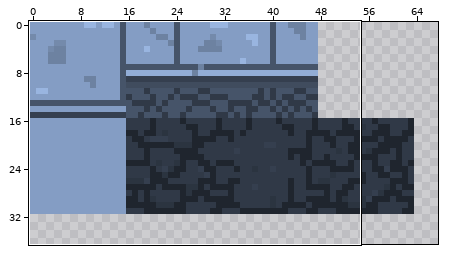
Pixel-art file, stored at art/tiles.aseprite. The first picture is a wide view before the edit; the outline marks the close-up.
Close-up. Before:
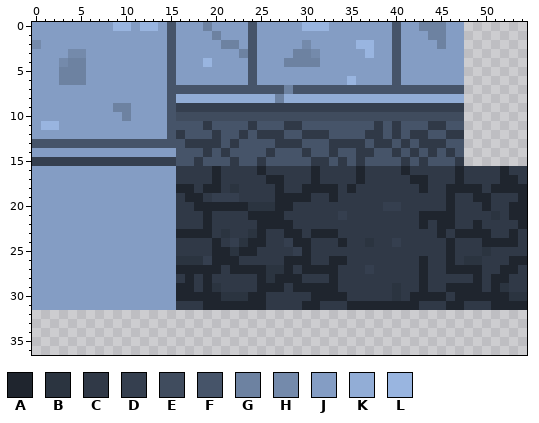
512x512 pixels, 1 frame. Colours within 5 levels of each other are drawn and written as one. Shown: x 0..54, y 0..36. The wide view leaves out empty margins.
Palette (. is transparent): A #1f252e  B #2b3440  C #303947  D #353f4f  E #404c5e  F #465469  G #6d82a1  H #748aab  J #849dc4  K #92add6  L #99b5e0
Pixels before, first column x 0:
 0 JJJJJJJJJLLJLLJFJJJGJJJJFJJJJJLLLJJJJJJJFJJGGGJJ.......
 1 JJJJJJJJJJJJJJJFJJJJGJJJFJJJJJJJJJJJJJJJFJJJGGJJ.......
 2 HJJJJJJJJJJJJJJFJJJJJGGJFJJJJJHJJJJJLLJJFJJJJGJJ.......
 3 JJJJHHJJJJJJJJJFJJJJJJJGFJJJJGGHJJJJJLJJFJJJJJJJ.......
 4 JJJHGGJJJJJJJJJFJJJLJJJJFJJJGGGGJJJJJJJJFJJJJJJJ.......
 5 JJJGGGJJJJJJJJJFJJJJJJJJFJJJJJJJJJJJJJJJFJJJJJJJ.......
 6 JJJGGGJJJJJJJJJFJJJJJJJJFJJJJJJJJJJLJJJJFJJJJJJJ.......
 7 JJJJJJJJJJJJJJJFFFFFFFFFFFFFGFFFFFFFFFFFFFFFFFFF.......
 8 JJJJJJJJJJJJJJJFKKKKKKKKKKKGKKKKKKKKKKKKKKKKKKKK.......
 9 JJJJJJJJJGGJJJJFDDDDDDDDDDDDDDDDDDDDDDDDDDDDDDDD.......
10 JJJJJJJJJJGJJJJFEEEEEEEEEEEEEEEEEEEEEEEEEEEEEEEE.......
11 JLLJJJJJJJJJJJJFFFFCFFFFCFFFCCFFFFFFFFCFCFFFCCFF.......
12 JJJJJJJJJJJJJJJFCFFFCFFCFCCCFFCCCFFFFCCFCFCCFFCC.......
13 FFFFFFFFFFFFFFFFFCCCCFCFFFFCCCFFFCCCCFCCFCFCCCFF.......
14 JJJJJJJJJJJJJJJJFFFCFCFFFFCFFFCFFCFFCCFFCFCFCFCF.......
15 DDDDDDDDDDDDDDDDFFCFFFCFFCFFFFFCCFCFCFFFFCFCFFFC.......
16 JJJJJJJJJJJJJJJJCCCCACCCCACCCCCACCCCACCCCACCCCCACCCCACC
17 JJJJJJJJJJJJJJJJCCCCACCCCCAACCCACCCCACCCCCAACCCACCCCAAC
18 JJJJJJJJJJJJJJJJAACAACBCCCCACCAAAACACCCCCCCACCAAAACAAAA
19 JJJJJJJJJJJJJJJJCAACDDDCCCCAAAACCACCCCCCCCCCCCACCAACCCA
20 JJJJJJJJJJJJJJJJCCAAAAAABBBAACCCCCCCCCCDDCCCCCACCCACCAA
21 JJJJJJJJJJJJJJJJCCCACCCCAAAACCCCCCDCCCCCCCCAAAACCCCBCAA
22 JJJJJJJJJJJJJJJJCCCACCCCCAAAACCCCCCCCCCCCCCACAACCACCCCA
23 JJJJJJJJJJJJJJJJAAAACBCCBACCAACAAACCCCCCCCCCCACAAAACCAC
24 JJJJJJJJJJJJJJJJCCCCACDBAACCDAACCCACCBCCDCCCCCACCCAAAAC
25 JJJJJJJJJJJJJJJJCCCCAABAACCCCDACCCCCCCCCCCCCCCACCCBCCCC
26 JJJJJJJJJJJJJJJJBBBDAAACCCCCAAACCAACCCCCCCCACCACBBCCCAA
27 JJJJJJJJJJJJJJJJAAAAACAAAABBACAAAACCCDCCCCCACCAAAACCAAC
28 JJJJJJJJJJJJJJJJCACACCCCCABAAACCCACCCCCCCCCACCCCCACAACC
29 JJJJJJJJJJJJJJJJAACABCCCCAAACAAAAACCCCCCBCCACCAAAACABCC
30 JJJJJJJJJJJJJJJJAAAAABBBAACCCCCAAAACCCCCBCAAAACAAAAAABB
31 JJJJJJJJJJJJJJJJCCCAAAAAAACCCCAACCCAAAAAAAACCCAACCCAAAA
The same view after the edit:
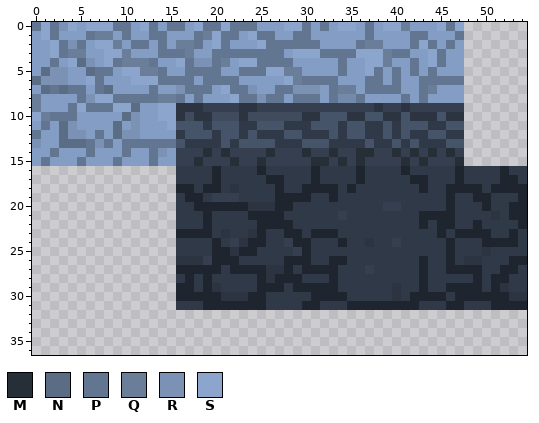
Colours new in this view: M #262e38  N #5b6d85  P #637691  Q #6a7d99  R #7b92b5  S #8ba5cc
What changed:
Changed rows in their new state; - is an unchanged pixel.
first column x 0:
 0 PSPRS-SSSPP-SP-PP-SPPSPPP---SSPJP-SS-P-SSQ-JJSPS
 1 -SP---PQQ-P--PPJ--PQSPP-SPP--PP------P--J-PPJJ-P
 2 J-SPRP-SSQ-PP-PJQQP-SPJ-JSPPPPPP----PQQ-J-PSPJP-
 3 --SPQQ--SSQ---PPPQ--PPPPPPPP-SSSPPPPSSSQPP--SP--
 4 --PJSNR-SPQQQP-JSPRRPQ-SSPPPPJJJ--P--SSQJ-P-SP--
 5 -NRRJJNPP-SSQQPJ-PPPP--PPPSSQQ----P--SP-P-P-P---
 6 NRRRJJSP---SSSPPPP-PPPP-J---SQPPPP-J-PP-P--PPPPP
 7 -NPNPP-PN----P-JRPPPJSPPRJJPPRRRJPQQJPPPPJJPQJJJ
 8 Q----PRSSPPPPPQQPJPJJJSPPRPPJPPPJPHHPJJJJPJPJJJJ
 9 Q---PSPPPSSN--SSBBB----BB-------------B--B------
10 SQPPP-----NR--SSB-BB---B------BBFFFBBFFBBFBBBFBB
11 -PJNR----N-R---S-------C------C---C--C----------
12 P--NRR-P-NRR---J------------------C-------------
13 RJJNNNPRPJPPPPPP--------------------------------
14 --P---P---P--PR-DDDMDMDDDDMDDDMDDMDDMMDDMDMDMDMD
15 JPJJJPJJJPJJJPJJDDMDDDMDDMDDDDDMMDMDMDDDDMDMDDDM
16 ................--------------------------------
17 ................--------------------------------
18 ................--------------------------------
19 ................--------------------------------
20 ................--------------------------------
21 ................--------------------------------
22 ................--------------------------------
23 ................--------------------------------
24 ................--------------------------------
25 ................--------------------------------
26 ................--------------------------------
27 ................--------------------------------
28 ................--------------------------------
29 ................--------------------------------
30 ................--------------------------------
31 ................--------------------------------
